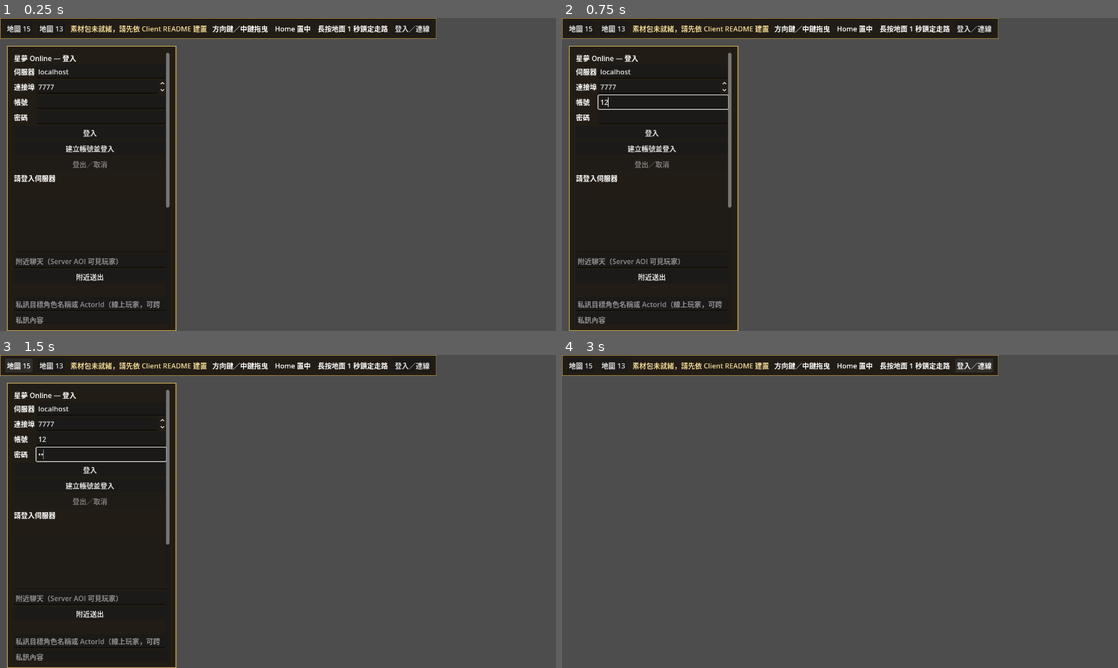
Above: before the commit, frames 1-4 (two rows, left to right).
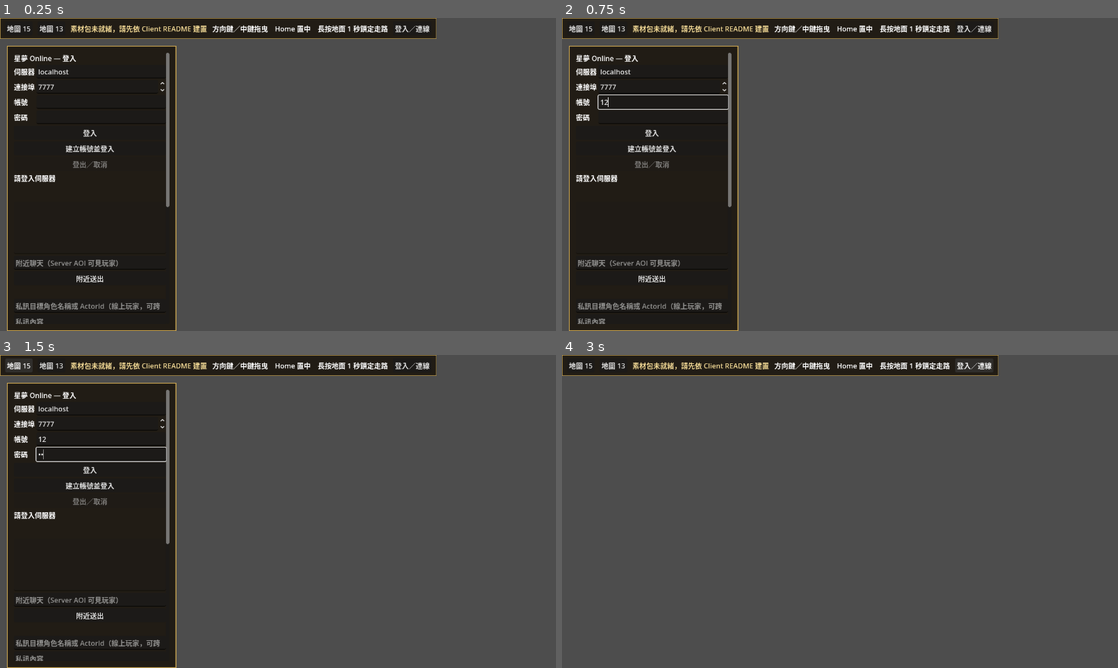
Above: after the commit, the same moments.

Repository: kevin840307/SGTest
Game: Godot game, scene res://app/main.tscn
Two runs of this game, one before a commit and one after it. Both use one fixed random seed, a clock stepped at 60 frames per second and the inputs below.
Inputs (mouse positions are in pixels of both pictures, inside the frame that each line leads up to):
- Up to frame 1 (0.25 s): no input
- Up to frame 2 (0.75 s): click (662, 102) at 0.52 s; type "12" at 0.6 s
- Up to frame 3 (1.5 s): click (100, 455) at 0.75 s; type "12" at 0.83 s; click "地圖 15" at 1.25 s
- Up to frame 4 (3 s): click "地圖 13" at 2 s; click "登入／連線" at 2.75 s

The runs differ from the first frame. In frame 1, 0.7% of the frame differs, in the area x 2-31%, y 60-98%; in frame 2, 0.7%; in frame 3, 0.7%; in frame 4, nothing differs.

Commit message:
refactor(client): move NPC bank interface into feature panel

Diff:
--- /dev/null
+++ b/client/bank/bank_panel.gd
@@ -0,0 +1,133 @@
+extends VBoxContainer
+## NPC bank UI owner. Displays Server snapshots and submits existing authenticated intents only.
+const State = preload("res://world/world_state.gd")
+
+var active := false
+var _latest: Dictionary = {}
+var _open_action: Callable
+var _deposit_action: Callable
+var _withdraw_action: Callable
+var bank_npc_input := SpinBox.new()
+var bank_open_button := Button.new()
+var bank_scope_label := Label.new()
+var bank_wallet_label := Label.new()
+var bank_balance_label := Label.new()
+var bank_amount_input := SpinBox.new()
+var bank_deposit_button := Button.new()
+var bank_withdraw_button := Button.new()
+var bank_status := Label.new()
+var _bank_display_key := ""
+
+func _ready() -> void:
+	bank_npc_input.min_value = 1
+	bank_npc_input.max_value = 2147483647
+	bank_npc_input.step = 1
+	bank_npc_input.value = 1
+	bank_open_button.text = "開啟附近 NPC 銀行"
+	bank_amount_input.min_value = 1
+	bank_amount_input.max_value = 9000000000000000
+	bank_amount_input.step = 1
+	bank_amount_input.value = 1
+	bank_deposit_button.text = "存入金錢"
+	bank_withdraw_button.text = "領出金錢"
+	bank_status.autowrap_mode = TextServer.AUTOWRAP_WORD_SMART
+	for control in [bank_npc_input,bank_open_button,bank_scope_label,bank_wallet_label,bank_balance_label,bank_amount_input,bank_deposit_button,bank_withdraw_button,bank_status]:
+		control.visible = false
+		add_child(control)
+	bank_open_button.pressed.connect(_open_bank_from_input)
+	bank_deposit_button.pressed.connect(_deposit_bank_amount)
+	bank_withdraw_button.pressed.connect(_withdraw_bank_amount)
+	reset()
+
+func set_actions(open_action: Callable, deposit_action: Callable, withdraw_action: Callable) -> void:
+	_open_action = open_action
+	_deposit_action = deposit_action
+	_withdraw_action = withdraw_action
+
+func reset() -> void:
+	active = false
+	_latest = {}
+	_bank_display_key = ""
+	bank_status.text = ""
+	bank_scope_label.text = "銀行範圍：—"
+	bank_wallet_label.text = "角色錢包：—"
+	bank_balance_label.text = "銀行餘額：—"
+
+func apply_snapshot(snapshot: Dictionary, connection_active: bool) -> void:
+	_latest = snapshot
+	active = connection_active
+	_update_bank_ui()
+
+func _open_bank_from_input() -> void:
+	if bank_open_button.disabled:
+		return
+	if _open_action.call(int(bank_npc_input.value)):
+		bank_status.text = "銀行請求已送出，等待伺服器核准範圍與餘額…"
+		bank_open_button.disabled = true
+	else:
+		bank_status.text = "目前無法開啟該銀行"
+
+
+func _deposit_bank_amount() -> void:
+	if bank_deposit_button.disabled:
+		return
+	var amount := int(bank_amount_input.value)
+	if _deposit_action.call(amount):
+		bank_status.text = "存入請求已送出，等待伺服器結算…"
+		bank_deposit_button.disabled = true
+		bank_withdraw_button.disabled = true
+	else:
+		bank_status.text = "目前無法存入該金額"
+
+
+func _withdraw_bank_amount() -> void:
+	if bank_withdraw_button.disabled:
+		return
+	var amount := int(bank_amount_input.value)
+	if _withdraw_action.call(amount):
+		bank_status.text = "領出請求已送出，等待伺服器結算…"
+		bank_deposit_button.disabled = true
+		bank_withdraw_button.disabled = true
+	else:
+		bank_status.text = "目前無法領出該金額"
+
+
+func _bank_scope_text(scope: int) -> String:
+	match scope:
+		1:
+			return "角色專屬（伺服器規則）"
+		2:
+			return "帳號共用（伺服器規則）"
+		_:
+			return "—"
+
+
+func _update_bank_ui() -> void:
+	var in_world := active and int(_latest.get("state",-1)) == State.STATE_IN_WORLD
+	for control in [bank_npc_input,bank_open_button,bank_scope_label,bank_wallet_label,bank_balance_label,bank_amount_input,bank_deposit_button,bank_withdraw_button,bank_status]:
+		control.visible = in_world
+	if not in_world:
+		_bank_display_key = ""
+		return
+	var active_npc := int(_latest.get("active_bank_npc",0))
+	var scope := int(_latest.get("bank_scope",0))
+	var wallet := int(_latest.get("bank_wallet_money",0))
+	var balance := int(_latest.get("bank_money",0))
+	var pending := int(_latest.get("pending_bank_sequence",0)) != 0
+	var usable := bool(_latest.get("world_ready",false)) and not bool(_latest.get("player_dead",false)) and not bool(_latest.get("reconnecting",false)) and not bool(_latest.get("resync_pending",false)) and not bool(_latest.get("waiting_for_new_map",false)) and int(_latest.get("pending_world_ready_ack_epoch",0)) == 0 and int(_latest.get("last_world_ready_ack_epoch",0)) == int(_latest.get("map_epoch",0))
+	bank_open_button.disabled = not usable or pending
+	bank_scope_label.text = "銀行範圍：%s" % _bank_scope_text(scope)
+	bank_wallet_label.text = "角色錢包：%d" % wallet if active_npc > 0 else "角色錢包：—"
+	bank_balance_label.text = "銀行餘額：%d" % balance if active_npc > 0 else "銀行餘額：—"
+	var amount := int(bank_amount_input.value)
+	bank_deposit_button.disabled = not usable or pending or active_npc <= 0 or scope not in [1,2] or amount <= 0 or amount > wallet
+	bank_withdraw_button.disabled = not usable or pending or active_npc <= 0 or scope not in [1,2] or amount <= 0 or amount > balance
+	var open_status := int(_latest.get("last_bank_open_status",-1))
+	if open_status > 0 and active_npc == 0:
+		bank_status.text = "銀行無法開啟（伺服器代碼 %d）" % open_status
+	var result: Dictionary = _latest.get("last_bank_result",{})
+	if not result.is_empty():
+		if int(result.get("status",-1)) in [0,1]:
+			bank_status.text = "%s完成：%d｜錢包 %d｜銀行 %d" % ["存入" if int(result.get("kind",0)) == 1 else "領出",int(result.get("amount",0)),int(result.get("wallet_money",0)),int(result.get("bank_money",0))]
+		else:
+			bank_status.text = "銀行操作失敗（伺服器代碼 %d）" % int(result.get("status",-1))
--- a/client/session/session_panel.gd
+++ b/client/session/session_panel.gd
@@ -13,6 +13,7 @@
 const ChatPanel = preload("res://chat/chat_panel.gd")
 const PartyPanel = preload("res://party/party_panel.gd")
 const ItemCatalog = preload("res://inventory/item_catalog.gd")
+const BankPanel = preload("res://bank/bank_panel.gd")
 var session = Session.new()
 var inventory_panel := InventoryPanel.new()
 var trade_panel := TradePanel.new()
@@ -21,6 +22,7 @@
 var chat_panel := ChatPanel.new()
 var party_panel := PartyPanel.new()
 var item_catalog = ItemCatalog.new()
+var bank_panel := BankPanel.new()
 var active := false
 var trusted_chain: X509Certificate
 var tls_name := ""
@@ -63,16 +65,6 @@
 var storage_withdraw_button := Button.new()
 var storage_status := Label.new()
 var _storage_display_key := ""
-var bank_npc_input := SpinBox.new()
-var bank_open_button := Button.new()
-var bank_scope_label := Label.new()
-var bank_wallet_label := Label.new()
-var bank_balance_label := Label.new()
-var bank_amount_input := SpinBox.new()
-var bank_deposit_button := Button.new()
-var bank_withdraw_button := Button.new()
-var bank_status := Label.new()
-var _bank_display_key := ""
 var repair_npc_input := SpinBox.new()
 var repair_open_button := Button.new()
 var repair_wallet_label := Label.new()
@@ -197,23 +189,6 @@
 	storage_status.autowrap_mode = TextServer.AUTOWRAP_WORD_SMART
 	for control in [storage_npc_input,storage_open_button,storage_deposit_picker,storage_withdraw_picker,storage_deposit_button,storage_withdraw_button,storage_status]:
 		control.visible = false
-	bank_npc_input.min_value = 1
-	bank_npc_input.max_value = 2147483647
-	bank_npc_input.step = 1
-	bank_npc_input.value = 1
-	bank_open_button.text = "開啟附近 NPC 銀行"
-	bank_scope_label.text = "銀行範圍：—"
-	bank_wallet_label.text = "角色錢包：—"
-	bank_balance_label.text = "銀行餘額：—"
-	bank_amount_input.min_value = 1
-	bank_amount_input.max_value = 9000000000000000
-	bank_amount_input.step = 1
-	bank_amount_input.value = 1
-	bank_deposit_button.text = "存入金錢"
-	bank_withdraw_button.text = "領出金錢"
-	bank_status.autowrap_mode = TextServer.AUTOWRAP_WORD_SMART
-	for control in [bank_npc_input,bank_open_button,bank_scope_label,bank_wallet_label,bank_balance_label,bank_amount_input,bank_deposit_button,bank_withdraw_button,bank_status,repair_npc_input,repair_open_button,repair_wallet_label,repair_item_picker,repair_button,repair_status]:
-		control.visible = false
 	repair_npc_input.min_value = 1
 	repair_npc_input.max_value = 2147483647
 	repair_npc_input.step = 1
@@ -248,7 +223,7 @@
 	for control in [login_button,register_button,characters,choose_button,character_name_input,character_slot_input,create_character_button,character_create_status,respawn_button,skill_hint,skill_id_input,skill_target_mode,skill_area_button,skill_status,logout_button,status,pickup_status]:
 		column.add_child(control)
 	column.add_child(inventory_panel)
-	for control in [shop_npc_input,shop_open_button,shop_money_ …(225 unchanged characters)… ,storage_withdraw_button,storage_status,bank_npc_input,bank_open_button,bank_scope_label,bank_wallet_label,bank_balance_label,bank_amount_input,bank_deposit_button,bank_withdraw_button,bank_status,repair_npc_input,repair_open_button,repa …(197 unchanged characters)…
+	for control in [shop_npc_input,shop_open_button,shop_money_ …(225 unchanged characters)… ,storage_withdraw_button,storage_status,repair_npc_input,repair_open_button,repa …(197 unchanged characters)…
 		column.add_child(control)
 	login_button.pressed.connect(login)
 	register_button.pressed.connect(register_account)
@@ -266,9 +241,8 @@
 	storage_open_button.pressed.connect(_open_storage_from_input)
 	storage_deposit_button.pressed.connect(_deposit_selected_storage_item)
 	storage_withdraw_button.pressed.connect(_withdraw_selected_storage_item)
-	bank_open_button.pressed.connect(_open_bank_from_input)
-	bank_deposit_button.pressed.connect(_deposit_bank_amount)
-	bank_withdraw_button.pressed.connect(_withdraw_bank_amount)
+	bank_panel.set_actions(Callable(self,"submit_bank_open"),Callable(self,"submit_bank_deposit"),Callable(self,"submit_bank_withdraw"))
+	column.add_child(bank_panel)
 	repair_open_button.pressed.connect(_open_repair_from_input)
 	repair_button.pressed.connect(_repair_selected_item)
 	repair_item_picker.item_selected.connect(func(_index): _update_repair_buttons())
@@ -361,7 +335,6 @@
 	pickup_status.text = ""
 	_shop_display_key = ""
 	_storage_display_key = ""
-	_bank_display_key = ""
 	_repair_display_key = ""
 	_enhancement_display_key = ""
 	chat_panel.reset()
@@ -373,10 +346,7 @@
 	storage_status.text = ""
 	storage_deposit_picker.clear()
 	storage_withdraw_picker.clear()
-	bank_status.text = ""
-	bank_scope_label.text = "銀行範圍：—"
-	bank_wallet_label.text = "角色錢包：—"
-	bank_balance_label.text = "銀行餘額：—"
+	bank_panel.reset()
 	repair_status.text = ""
 	repair_wallet_label.text = "角色錢包：—"
 	repair_item_picker.clear()
@@ -607,7 +577,6 @@
 	pickup_status.text = ""
 	_shop_display_key = ""
 	_storage_display_key = ""
-	_bank_display_key = ""
 	_repair_display_key = ""
 	_enhancement_display_key = ""
 	chat_panel.reset()
@@ -619,10 +588,7 @@
 	storage_status.text = ""
 	storage_deposit_picker.clear()
 	storage_withdraw_picker.clear()
-	bank_status.text = ""
-	bank_scope_label.text = "銀行範圍：—"
-	bank_wallet_label.text = "角色錢包：—"
-	bank_balance_label.text = "銀行餘額：—"
+	bank_panel.reset()
 	repair_status.text = ""
 	repair_wallet_label.text = "角色錢包：—"
 	repair_item_picker.clear()
@@ -915,81 +881,6 @@
 			storage_status.text = "倉庫操作失敗（伺服器代碼 %d）" % int(result.get("status",-1))
 	storage_deposit_button.disabled = not usable or pending or not ready or active_npc <= 0 or storage_deposit_picker.item_count == 0
 	storage_withdraw_button.disabled = not usable or pending or not ready or active_npc <= 0 or storage_withdraw_picker.item_count == 0
-
-
-func _open_bank_from_input() -> void:
-	if bank_open_button.disabled:
-		return
-	if submit_bank_open(int(bank_npc_input.value)):
-		bank_status.text = "銀行請求已送出，等待伺服器核准範圍與餘額…"
-		bank_open_button.disabled = true
-	else:
-		bank_status.text = "目前無法開啟該銀行"
-
-
-func _deposit_bank_amount() -> void:
-	if bank_deposit_button.disabled:
-		return
-	var amount := int(bank_amount_input.value)
-	if submit_bank_deposit(amount):
-		bank_status.text = "存入請求已送出，等待伺服器結算…"
-		bank_deposit_button.disabled = true
-		bank_withdraw_button.disabled = true
-	else:
-		bank_status.text = "目前無法存入該金額"
-
-
-func _withdraw_bank_amount() -> void:
-	if bank_withdraw_button.disabled:
-		return
-	var amount := int(bank_amount_input.value)
-	if submit_bank_withdraw(amount):
-		bank_status.text = "領出請求已送出，等待伺服器結算…"
-		bank_deposit_button.disabled = true
-		bank_withdraw_button.disabled = true
-	else:
-		bank_status.text = "目前無法領出該金額"
-
-
-func _bank_scope_text(scope: int) -> String:
-	match scope:
-		1:
-			return "角色專屬（伺服器規則）"
-		2:
-			return "帳號共用（伺服器規則）"
-		_:
-			return "—"
-
-
-func _update_bank_ui() -> void:
-	var in_world := active and int(_latest.get("state",-1)) == State.STATE_IN_WORLD
-	for control in [bank_npc_input,bank_open_button,bank_scope_label,bank_wallet_label,bank_balance_label,bank_amount_input,bank_deposit_button,bank_withdraw_button,bank_status]:
-		control.visible = in_world
-	if not in_world:
-		_bank_display_key = ""
-		return
-	var active_npc := int(_latest.get("active_bank_npc",0))
-	var scope := int(_latest.get("bank_scope",0))
-	var wallet := int(_latest.get("bank_wallet_money",0))
-	var balance := int(_latest.get("bank_money",0))
-	var pending := int(_latest.get("pending_bank_sequence",0)) != 0
-	var usable := bool(_latest.get("world_ready",false)) and not bool(_latest.get("player_dead",false)) and not bool(_latest.get("reconnecting",false)) and not bool(_latest.get("resync_pending",false)) and not bool(_latest.get("waiting_for_new_map",false)) and int(_latest.get("pending_world_ready_ack_epoch",0)) == 0 and int(_latest.get("last_world_ready_ack_epoch",0)) == int(_latest.get("map_epoch",0))
-	bank_open_button.disabled = not usable or pending
-	bank_scope_label.text = "銀行範圍：%s" % _bank_scope_text(scope)
-	bank_wallet_label.text = "角色錢包：%d" % wallet if active_npc > 0 else "角色錢包：—"
-	bank_balance_label.text = "銀行餘額：%d" % balance if active_npc > 0 else "銀行餘額：—"
-	var amount := int(bank_amount_input.value)
-	bank_deposit_button.disabled = not usable or pending or active_npc <= 0 or scope not in [1,2] or amount <= 0 or amount > wallet
-	bank_withdraw_button.disabled = not usable or pending or active_npc <= 0 or scope not in [1,2] or amount <= 0 or amount > balance
-	var open_status := int(_latest.get("last_bank_open_status",-1))
-	if open_status > 0 and active_npc == 0:
-		bank_status.text = "銀行無法開啟（伺服器代碼 %d）" % open_status
-	var result: Dictionary = _latest.get("last_bank_result",{})
-	if not result.is_empty():
-		if int(result.get("status",-1)) in [0,1]:
-			bank_status.text = "%s完成：%d｜錢包 %d｜銀行 %d" % ["存入" if int(result.get("kind",0)) == 1 else "領出",int(result.get("amount",0)),int(result.get("wallet_money",0)),int(result.get("bank_money",0))]
-		else:
-			bank_status.text = "銀行操作失敗（伺服器代碼 %d）" % int(result.get("status",-1))
 
 
 func _update_nearby_chat_ui() -> void:
@@ -1395,7 +1286,7 @@
 	_refresh_inventory_panel()
 	_update_shop_ui()
 	_update_storage_ui()
-	_update_bank_ui()
+	bank_panel.apply_snapshot(_latest, active)
 	_update_repair_ui()
 	_update_enhancement_ui()
 	_refresh_trade_panel()
--- a/client/tests/test_session_ui_tls.gd
+++ b/client/tests/test_session_ui_tls.gd
@@ -1005,13 +1005,13 @@
 	panel._latest.bank_money = 0
 	panel._latest.last_bank_open_status = -1
 	panel._latest.last_bank_result = {}
-	panel._update_bank_ui()
-	if panel.bank_open_button.get_parent() == null or panel.inventory_panel.equipment_equip_button.get_parent() == null:
+	panel.bank_panel.apply_snapshot(panel._latest, panel.active)
+	if panel.bank_panel.bank_open_button.get_parent() == null or panel.inventory_panel.equipment_equip_button.get_parent() == null:
 		fail("Equipment/bank controls were not attached to the visible SessionPanel")
 		return
-	panel.bank_npc_input.value = 77
-	panel.bank_open_button.pressed.emit()
-	if stub.bank_opens != 1 or stub.last_bank_npc != 77 or not panel.bank_open_button.disabled:
+	panel.bank_panel.bank_npc_input.value = 77
+	panel.bank_panel.bank_open_button.pressed.emit()
+	if stub.bank_opens != 1 or stub.last_bank_npc != 77 or not panel.bank_panel.bank_open_button.disabled:
 		fail("Bank open UI did not send exactly one NPC intent")
 		return
 	panel._latest.active_bank_npc = 77
@@ -1019,29 +1019,29 @@
 	panel._latest.bank_wallet_money = 1000
 	panel._latest.bank_money = 400
 	panel._latest.bank_sequence = 1
-	panel.bank_amount_input.value = 300
-	panel._update_bank_ui()
-	if not panel.bank_scope_label.text.contains("帳號共用") or not panel.bank_wallet_label.text.contains("1000") or not panel.bank_balance_label.text.contains("400") or panel.bank_deposit_button.disabled or panel.bank_withdraw_button.disabled:
+	panel.bank_panel.bank_amount_input.value = 300
+	panel.bank_panel.apply_snapshot(panel._latest, panel.active)
+	if not panel.bank_panel.bank_scope_label.text.contains("帳號共用") or not panel.bank_panel.bank_wallet_label.text.contains("1000") or not panel.bank_panel.bank_balance_label.text.contains("400") or panel.bank_panel.bank_deposit_button.disabled or panel.bank_panel.bank_withdraw_button.disabled:
 		fail("Authoritative bank scope/balances were not rendered as playable controls")
 		return
-	panel.bank_deposit_button.pressed.emit()
+	panel.bank_panel.bank_deposit_button.pressed.emit()
 	if stub.bank_deposits != 1 or stub.last_bank_amount != 300:
 		fail("Bank deposit UI did not send selected amount")
 		return
-	panel._update_bank_ui()
-	panel.bank_withdraw_button.pressed.emit()
+	panel.bank_panel.apply_snapshot(panel._latest, panel.active)
+	panel.bank_panel.bank_withdraw_button.pressed.emit()
 	if stub.bank_withdrawals != 1 or stub.last_bank_amount != 300:
 		fail("Bank withdraw UI did not send selected amount")
 		return
-	panel.bank_amount_input.value = 500
-	panel._update_bank_ui()
-	if panel.bank_withdraw_button.disabled != true or panel.bank_deposit_button.disabled:
+	panel.bank_panel.bank_amount_input.value = 500
+	panel.bank_panel.apply_snapshot(panel._latest, panel.active)
+	if panel.bank_panel.bank_withdraw_button.disabled != true or panel.bank_panel.bank_deposit_button.disabled:
 		fail("Bank UI did not apply current authoritative balance bounds")
 		return
 	panel._latest.pending_bank_sequence = 2
-	panel.bank_amount_input.value = 100
-	panel._update_bank_ui()
-	if not panel.bank_deposit_button.disabled or not panel.bank_withdraw_button.disabled:
+	panel.bank_panel.bank_amount_input.value = 100
+	panel.bank_panel.apply_snapshot(panel._latest, panel.active)
+	if not panel.bank_panel.bank_deposit_button.disabled or not panel.bank_panel.bank_withdraw_button.disabled:
 		fail("Pending bank mutation allowed another money move")
 		return
 
Not shown, changed: docs/ARCHITECTURE.md
Not shown, changed: docs/ARCHITECTURE_TODO.md
Not shown, changed: docs/CODE_ORGANIZATION.md
